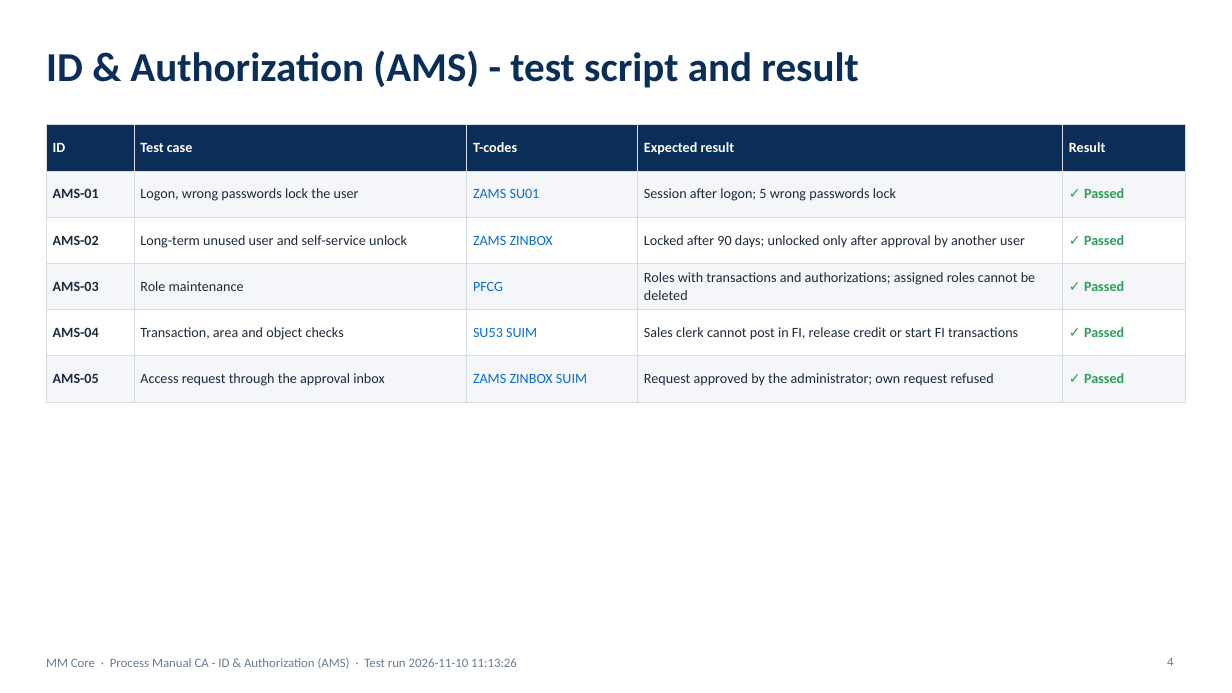
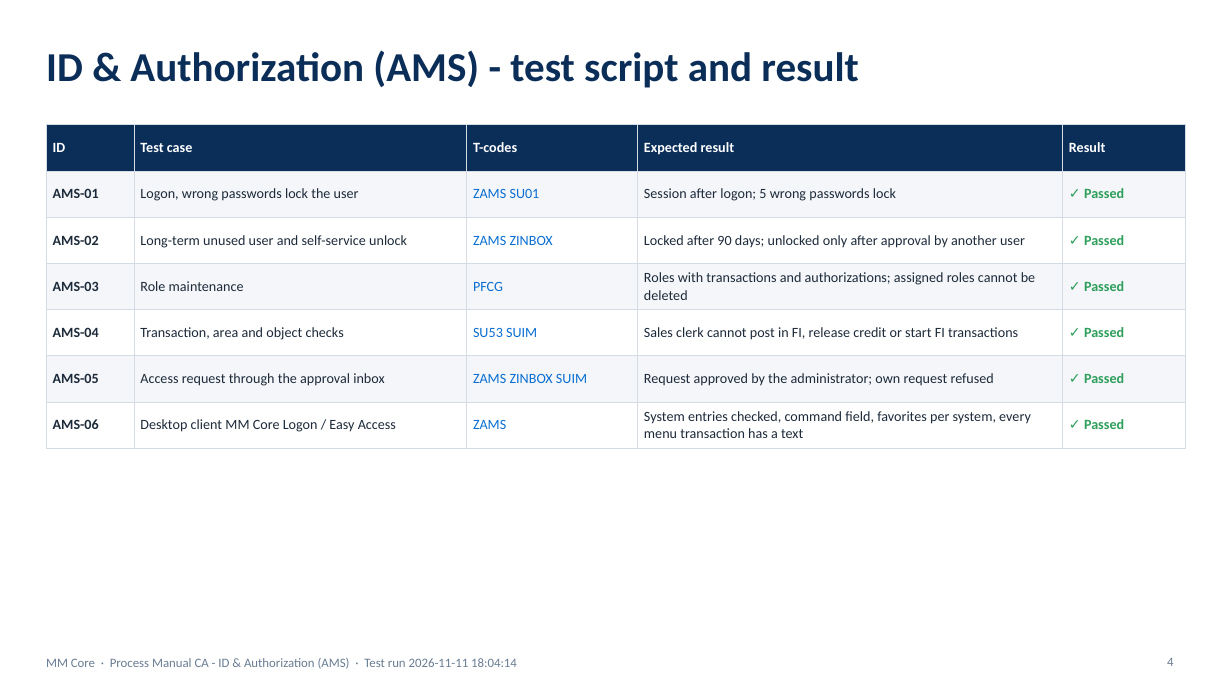
Before and after one commit to coolman1984/AI, a slide deck: slide 4 of web/static/manuals/PM_AMS.pptx. Drawn at 1232x693 pixels with LibreOffice and Linux fonts; fonts in the diff are those of the drawing. Boxes give left, top, right and bottom in pixels: in the first picture for what was removed or moved away, otherwise in the second. Text is boxed around its words. In the diff, an @@ line names an element or a change of style, - is before the commit and + after.

```diff
--- a/web/static/manuals/PM_AMS.pptx
+++ b/web/static/manuals/PM_AMS.pptx
@@ table at [46, 125, 1186, 442] @@
+row 7: AMS-06 | Desktop client MM Core Logon / Easy Access | ZAMS | System entries checked, command field, favorites per system, every menu transaction has a text | ✓ Passed
@@ text at [46, 658, 517, 669]: text changed @@
-MM Core · Process Manual CA - ID & Authorization (AMS) · Test run 2026-11-10 11:13:26
+MM Core · Process Manual CA - ID & Authorization (AMS) · Test run 2026-11-11 18:04:14
```
Also in this commit, not shown: 3 other slides changed, 47 other files.
